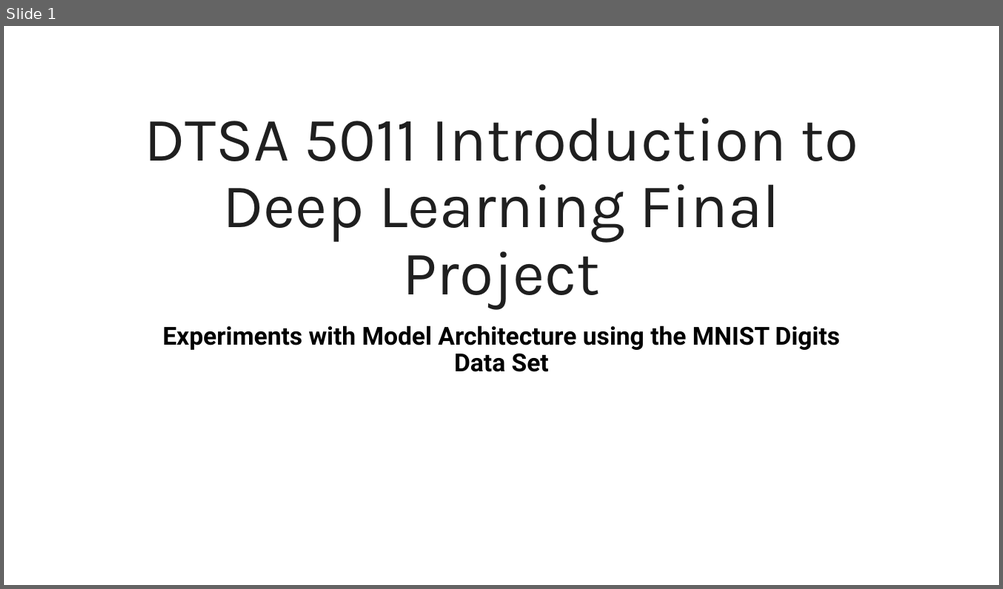
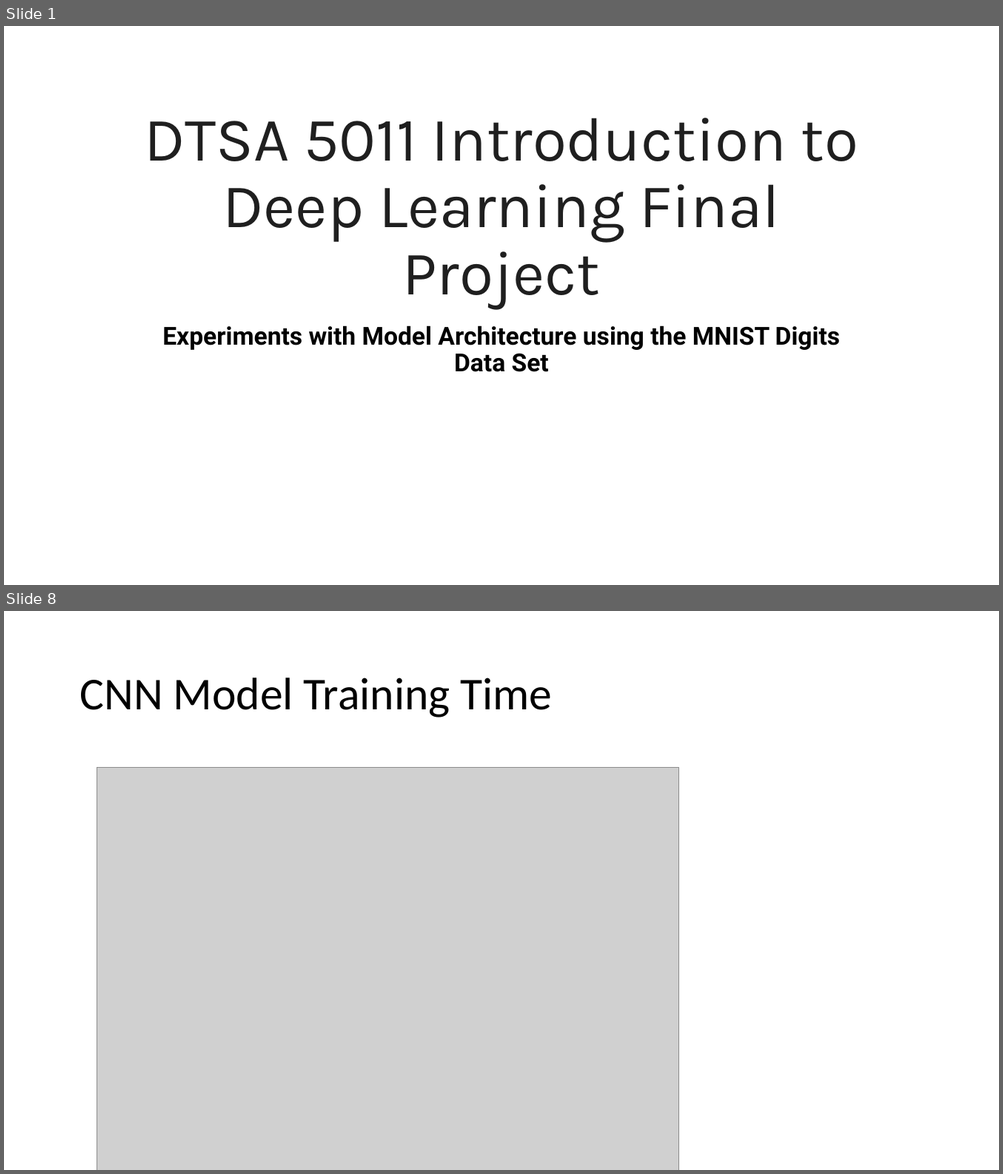
Before and after one commit to albert-kepner/Week6_DL_FinalProject, a slide deck: DTSA 5011 Introduction to Deep Learning Final Project.pptx. Shown one above the other, each under a label of ours: slide 1 before the commit, slides 1 and 8 after it; the slides between them are not shown. The pictures are 1003x589 and 1003x1174 pixels, drawn with LibreOffice and Linux fonts; fonts in the diff are those of the drawing; grey boxes stand for pictures. Boxes give left, top, right and bottom in pixels: in the first picture for what was removed or moved away, otherwise in the second. Text is boxed around its words. In the diff, an @@ line names an element or a change of style, - is before the commit and + after.

```diff
--- a/DTSA 5011 Introduction to Deep Learning Final Project.pptx
+++ b/DTSA 5011 Introduction to Deep Learning Final Project.pptx
@@ slide 8 added at (4, 611, 999, 1170), background #FFFFFF @@
@@ title added at (79, 678, 552, 718), 44 pt, text #000000 @@
+CNN Model Training Time
@@ picture added at (96, 768, 678, 1170) @@
```
Also in this commit, not shown: 1 slide changed, 5 other slides added, 1 other file.
